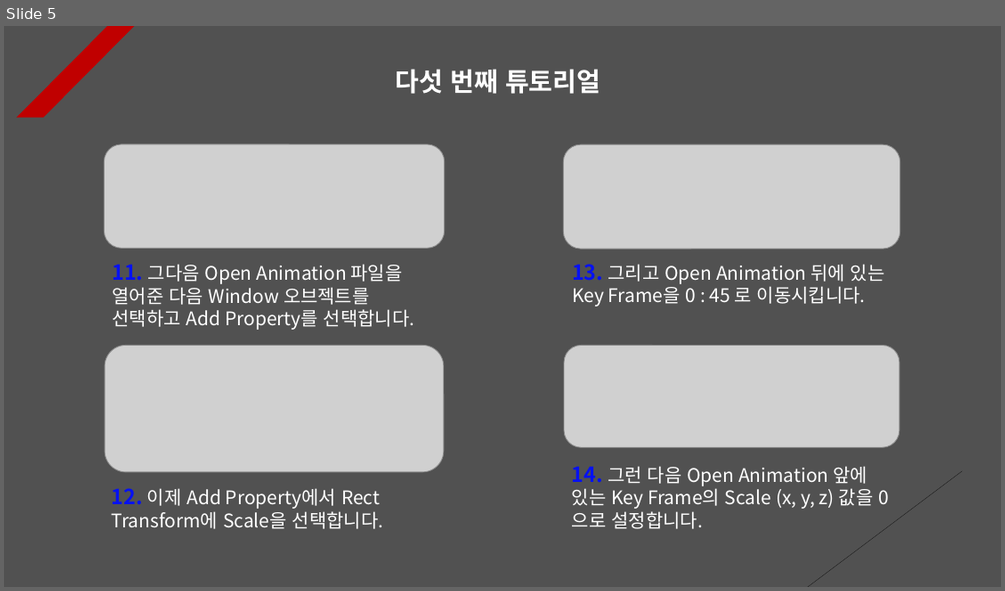
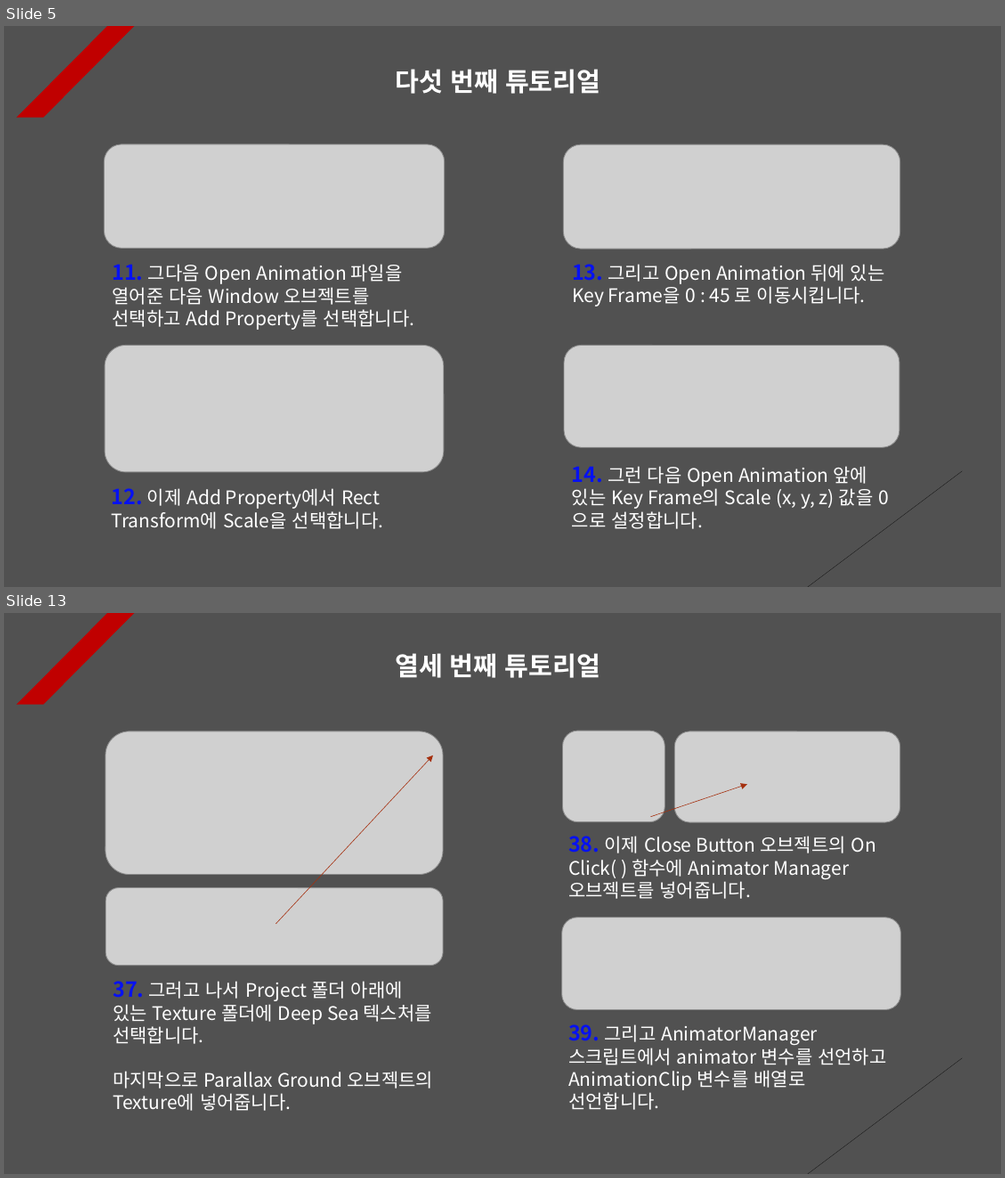
Before and after one commit to Unity2033/3D-UnityEngine, a slide deck: Assets/Animation Clip/PPT Data/Animation Clip Example.pptx. Shown one above the other, each under a label of ours: slide 5 before the commit, slides 5 and 13 after it; the slides between them are not shown. The pictures are 1005x591 and 1005x1178 pixels, drawn with LibreOffice and Linux fonts; fonts in the diff are those of the drawing; grey boxes stand for pictures. Boxes give left, top, right and bottom in pixels: in the first picture for what was removed or moved away, otherwise in the second. Text is boxed around its words. In the diff, an @@ line names an element or a change of style, - is before the commit and + after.

```diff
--- a/Assets/Animation Clip/PPT Data/Animation Clip Example.pptx
+++ b/Assets/Animation Clip/PPT Data/Animation Clip Example.pptx
@@ slide 13 added at (4, 613, 1001, 1174), background #515151; not listed: 2 template elements that a slide beside it also shows @@
@@ text added at (395, 653, 600, 678), 25 pt, text #FFFFFF, bold @@
+열세 번째 튜토리얼
@@ picture added at (105, 731, 443, 874) @@
@@ picture added at (563, 730, 665, 821) @@
@@ picture added at (675, 731, 900, 822) @@
@@ arrow added from (276, 924) to (433, 755), #A5300F 0.5 pt dashed @@
@@ arrow added from (651, 817) to (747, 784), #A5300F 0.5 pt dashed @@
@@ text added at (568, 835, 876, 899), 18 pt, text #FFFFFF @@
+38. 이제 Close Button 오브젝트의 On Click( ) 함수에 Animator Manager 오브젝트를 넣어줍니다.
@@ picture added at (105, 887, 443, 965) @@
@@ picture added at (562, 917, 900, 1009) @@
@@ text added at (113, 981, 434, 1111), 18 pt, text #FFFFFF @@
+37. 그러고 나서 Project 폴더 아래에 있는 Texture 폴더에 Deep Sea 텍스처를 선택합니다.
+마지막으로 Parallax Ground 오브젝트의 Texture에 넣어줍니다.
@@ text added at (568, 1024, 886, 1110), 18 pt, text #FFFFFF @@
+39. 그리고 AnimatorManager 스크립트에서 animator 변수를 선언하고 AnimationClip 변수를 배열로 선언합니다.
```
Also in this commit, not shown: 4 slides changed, 8 other slides added, 19 other files.
